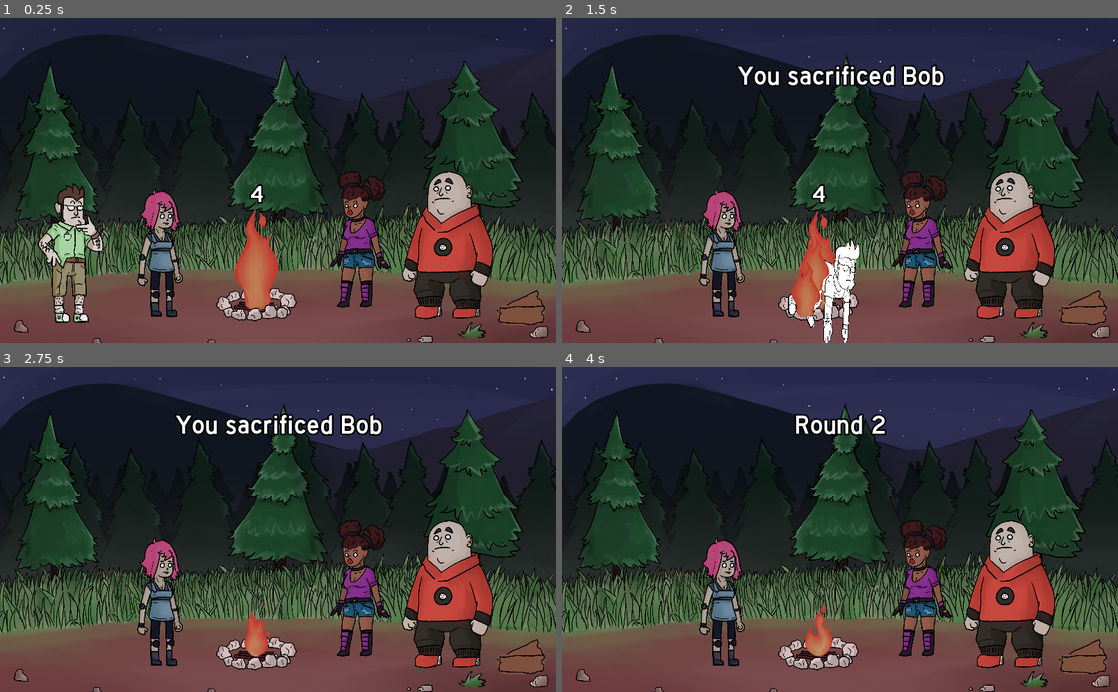
Above: before the commit, frames 1-4 (two rows, left to right).
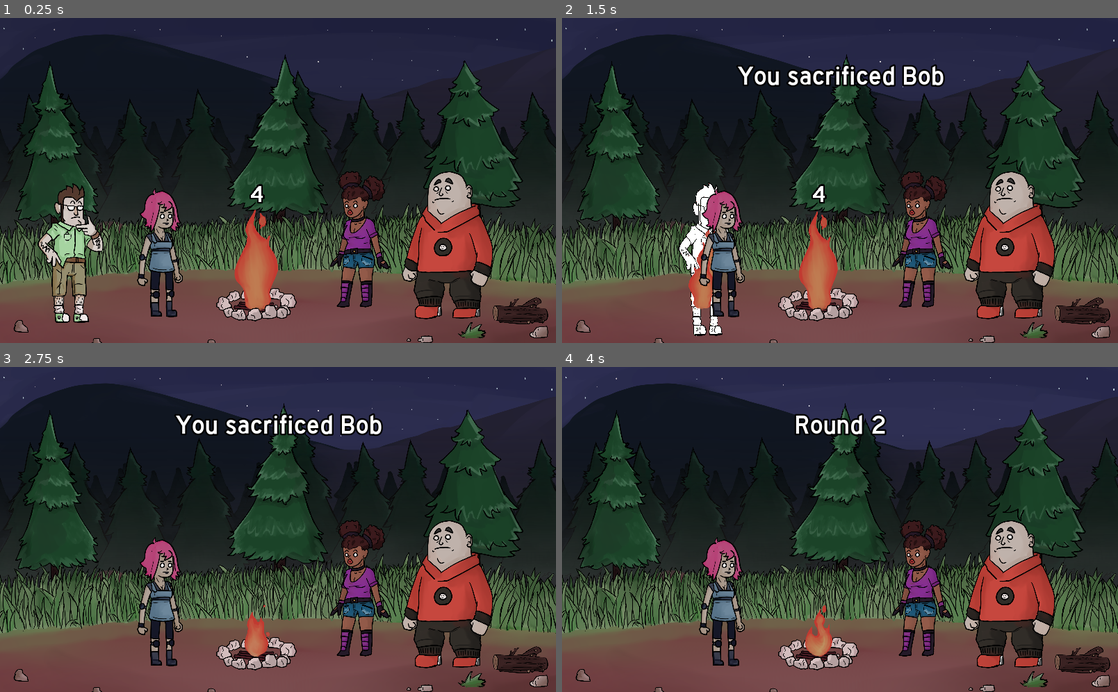
Above: after the commit, the same moments.

Repository: Hairic95/LD-46-project
Game: Godot game, scene res://Src/Scenes/GameScene.tscn
The game is run twice, just before and just after one commit, with the same random seed, the same clock (stepped at 60 frames per second) and the same inputs. This scene is started directly instead of the project's main scene.
Inputs (mouse positions are in pixels of both pictures, inside the frame that each line leads up to):
- Up to frame 1 (0.25 s): no input
- Up to frame 2 (1.5 s): drag from (634, 255) to (817, 268) at 0.52 s; drag from (723, 242) to (817, 268) at 1.27 s
- Up to frame 3 (2.75 s): move the mouse to (355, 581) at 2.02 s; click (355, 581) at 2.17 s
- Up to frame 4 (4 s): drag from (1006, 591) to (723, 591) at 2.77 s; drag from (1084, 662) to (723, 591) at 3.52 s

The runs differ from the first frame. In frame 1, 0.6% of the frame differs, in the area x 88-99%, y 83-95%; in frame 2, 3.9%, in the area x 21-99%, y 50-100%; in frame 3, 0.6%; in frame 4, 0.6%.

Commit message:
fixes
fixed black screen flashing if the character was clicked / no log animation if no log has been found

Diff:
--- a/Src/Scenes/GameScene.gd
+++ b/Src/Scenes/GameScene.gd
@@ -47,6 +47,10 @@
 
 func on_character_on_forest(character):
 	randomize()
+
+	for c in $Characters.get_children():
+		c.get_child(0).can_be_dragged = false
+
 	BlackScreen.fade_in_screen("WOOD" + str(randi()%10+1), [character.character_name])
 	print(character.character_name + " on forest")
 	current_drag_character = character
@@ -61,8 +65,8 @@
 		text = text.replace("{0}", current_drag_character.character_name)
 		GLOBALS.NOTIFICATIONS.notify(text)
 
+	GLOBALS.emit_signal("on_round_end")
 	reset_characters()
-
 func reset_characters():
 	for c in $Characters.get_children():
 		c.get_child(0).return_to_start_pos()
@@ -82,6 +86,10 @@
 		GLOBALS.can_control = false
 		round_start_timeout = 3.0
 
+	for c in $Characters.get_children():
+		c.get_child(0).return_to_start_pos()
+		c.get_child(0).can_be_dragged = true
+
 func on_game_over():
 	$Music.stop()
 	$Ambience.stop()
--- a/Src/Scenes/GameScene.tscn
+++ b/Src/Scenes/GameScene.tscn
@@ -16,6 +16,9 @@
 [ext_resource path="res://Fonts/HWYGOTH.TTF" type="DynamicFontData" id=14]
 [ext_resource path="res://Music/gameplay_music_loop.ogg" type="AudioStream" id=15]
 [ext_resource path="res://SoundEffects/night_ambiance_loop.ogg" type="AudioStream" id=16]
+[ext_resource path="res://Textures/log_2.png" type="Texture" id=17]
+[ext_resource path="res://Textures/log_3.png" type="Texture" id=18]
+[ext_resource path="res://Textures/log_1.png" type="Texture" id=19]
 
 [sub_resource type="Shader" id=1]
 code = "shader_type canvas_item;
@@ -135,12 +138,13 @@
 	GLOBALS.connect(\"on_dispense_wood\", self, \"on_dispense_wood\")
 
 func on_collect_wood(character, amount):
-	wood_amount += amount
-	add_pending = true
-	$collect_sprite.global_position = character.global_position
-	$collect_sprite.visible = true
-	$Tween.interpolate_property($collect_sprite, \"global_position\", $collect_sprite.global_position, global_position, 2.0, Tween.TRANS_LINEAR, Tween.EASE_IN)
-	$Tween.start()
+	if amount > 0:
+		wood_amount += amount
+		add_pending = true
+		$collect_sprite.global_position = character.global_position
+		$collect_sprite.visible = true
+		$Tween.interpolate_property($collect_sprite, \"global_position\", $collect_sprite.global_position, global_position, 2.0, Tween.TRANS_LINEAR, Tween.EASE_IN)
+		$Tween.start()
 
 func on_dispense_wood(amount):
 	wood_amount -= 1
@@ -209,11 +213,10 @@
 	$Tween.start()
 "
 
-[sub_resource type="CircleShape2D" id=11]
+[sub_resource type="CircleShape2D" id=9]
 radius = 153.093
 
-[sub_resource type="Animation" id=9]
-resource_name = "show_amount"
+[sub_resource type="Animation" id=10]
 tracks/0/type = "value"
 tracks/0/path = NodePath("Label:modulate")
 tracks/0/interp = 2
@@ -410,44 +413,44 @@
 modulate = Color( 1, 0, 0, 1 )
 position = Vector2( -4.45313, 4.69675 )
 rotation = 0.352447
-scale = Vector2( 0.182713, 0.201312 )
-texture = ExtResource( 1 )
+scale = Vector2( 0.3, 0.3 )
+texture = ExtResource( 17 )
 
 [node name="wood_2" type="Sprite" parent="WOOD"]
 visible = false
 position = Vector2( -7.26892, -13.1417 )
 rotation = -0.946066
-scale = Vector2( 0.187848, 0.196529 )
+scale = Vector2( 0.3, 0.3 )
 texture = ExtResource( 1 )
 
 [node name="wood_0" type="Sprite" parent="WOOD"]
 position = Vector2( -5.40039, 14.8019 )
 rotation = 0.0487523
-scale = Vector2( 0.182713, 0.201312 )
-texture = ExtResource( 1 )
+scale = Vector2( 0.3, 0.3 )
+texture = ExtResource( 17 )
 
 [node name="wood_1" type="Sprite" parent="WOOD"]
 position = Vector2( -8.04346, 3.70679 )
 rotation = -0.359947
-scale = Vector2( 0.182713, 0.201312 )
-texture = ExtResource( 1 )
+scale = Vector2( 0.3, 0.2 )
+texture = ExtResource( 18 )
 
 [node name="drag_sprite" type="Sprite" parent="WOOD"]
 position = Vector2( -4.45313, 15.6968 )
 rotation = 0.0689044
-scale = Vector2( 0.182713, 0.201312 )
-texture = ExtResource( 1 )
-script = SubResource( 12 )
+scale = Vector2( 0.3, 0.2 )
+texture = ExtResource( 19 )
+script = SubResource( 8 )
 
 [node name="Area2D" type="Area2D" parent="WOOD/drag_sprite"]
 
 [node name="CollisionShape2D" type="CollisionShape2D" parent="WOOD/drag_sprite/Area2D"]
-shape = SubResource( 11 )
+shape = SubResource( 9 )
 
 [node name="Tween" type="Tween" parent="WOOD"]
 
 [node name="AnimationPlayer" type="AnimationPlayer" parent="WOOD"]
-anims/show_amount = SubResource( 9 )
+anims/show_amount = SubResource( 10 )
 
 [node name="Label" type="Label" parent="WOOD"]
 modulate = Color( 1, 1, 1, 0 )
--- a/Src/UIComponents/BlackScreen.gd
+++ b/Src/UIComponents/BlackScreen.gd
@@ -37,6 +37,7 @@
 # Displays the black-screen with text from the entity by entity_name
 # replaces the character by name, if supplied
 func fade_in_screen(entity_name, character_names = []):
+
 	set_text_entity(entity_name)
 	current_character_names = character_names;
 	handle_background_visibility(true)
Binary file removed: Src/Autoloads/bg_behind_group_trees.png
Binary file removed: Src/Autoloads/bg_behind_tree.png
Not shown, removed: Src/Autoloads/bg_behind_tree.png.import
Binary file removed: Src/Autoloads/bg_ground.png
Not shown, removed: Src/Autoloads/bg_ground.png.import
Binary file removed: Src/Autoloads/bg_mountains_and_far_trees.png
Binary file removed: Src/Autoloads/bg_sky.png
Not shown, removed: Src/Autoloads/bg_sky.png.import
Binary file removed: Src/Autoloads/bg_tree_1.png
Not shown, removed: Src/Autoloads/bg_tree_1.png.import
Binary file removed: Src/Autoloads/bg_tree_2.png
Not shown, removed: Src/Autoloads/bg_tree_2.png.import
(and 8 more such lines)
